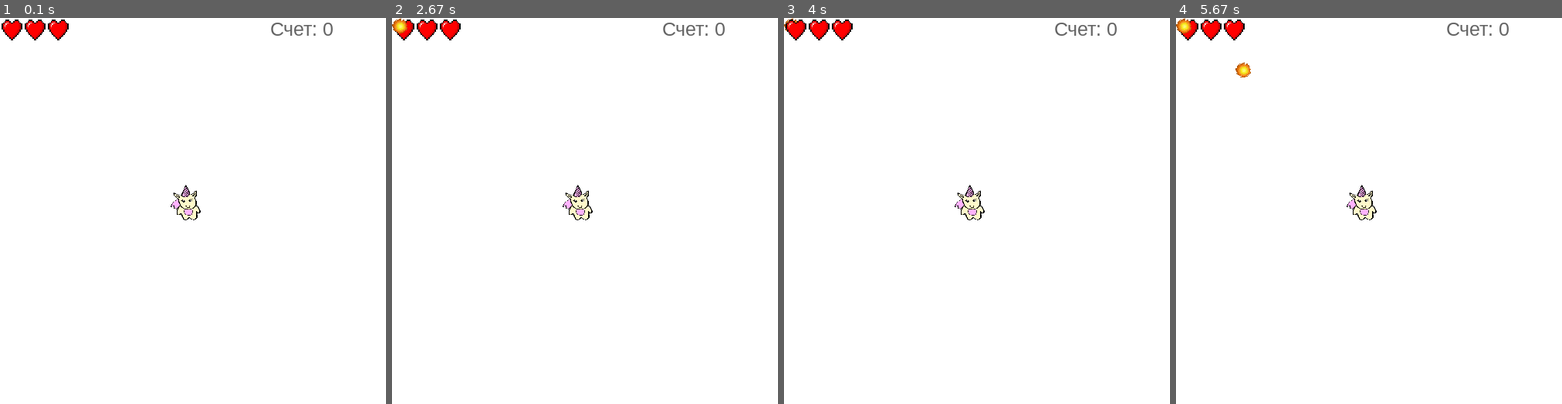
Above: before the commit, frames 1-4 (left to right).
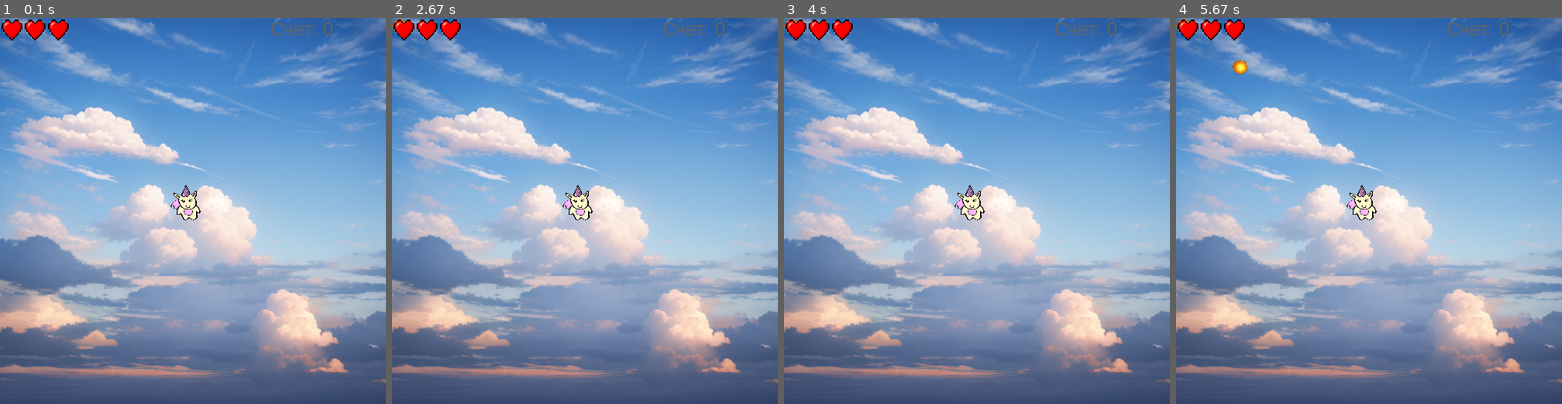
Above: after the commit, the same moments.

Repository: An4nasik/Pygame-project
Game: pygame game, started from main.py
The game is run twice, just before and just after one commit, with the same random seed, the same clock (stepped at 60 frames per second) and the same inputs.
Inputs (mouse positions are in pixels of both pictures, inside the frame that each line leads up to):
- Up to frame 1 (0.1 s): no input
- Up to frame 2 (2.67 s): no input
- Up to frame 3 (4 s): click (1119, 342) at 3.22 s
- Up to frame 4 (5.67 s): click (1338, 187) at 4.12 s; move the mouse to (1423, 261) at 4.97 s; click (1423, 261) at 5.02 s

The runs differ from the first frame. In frame 1, 98% of the frame differs, in the area x 0-100%, y 0-100%; in frame 2, 98%; in frame 3, 98%; in frame 4, 98%.

Commit message:
Add files via upload

Diff:
--- a/main.py
+++ b/main.py
@@ -29,6 +29,15 @@
             image = image.convert_alpha()
         return image
 fps = 60
+backgrounds = [transform.scale(load_image("background.png"), (500, 500)),
+               transform.scale(load_image("second_background.png"), (500, 500)),
+               transform.scale(load_image("background3.webp"), (500, 500)),
+               transform.scale(load_image("background4.webp"), (500, 500)),
+               transform.scale(load_image("background5.webp"), (500, 500)),
+               transform.scale(load_image("background6.webp"), (500, 500))]
+pygame.mixer.music.load("background.mp3")
+pygame.mixer.music.play(-1)
+pygame.mixer.music.set_volume(0.03)
 MYEVENTTYPE = pygame.USEREVENT + 1
 Enemy_generation_event = pygame.USEREVENT + 2
 pygame.time.set_timer(Enemy_generation_event, 2000)
@@ -37,11 +46,14 @@
 all_sprites = pygame.sprite.Group()
 attackers = pygame.sprite.Group()
 hero_group = pygame.sprite.Group()
+baffs = pygame.sprite.Group()
 font.init()
 path = font.match_font("arial")
 Font = font.Font(path, 25)
 GRAVITY = 5
 screen_rect = (0, 0, width, height)
+back = transform.scale(load_image("background.png"), (500, 500))
+
 
 class Particle(pygame.sprite.Sprite):
     # сгенерируем частицы разного размера
@@ -73,21 +85,24 @@
         if not self.rect.colliderect(screen_rect):
             self.kill()
 
+
 class Live(pygame.sprite.Sprite):
     image = transform.scale(load_image("heart.png"), (30, 30))
-
-    def __init__(self, i):
-        super().__init__(all_sprites)
+    i = 0
+
+    def __init__(self):
+        super().__init__(hero_group)
         self.image = Live.image
         self.rect = self.image.get_rect()
-        self.rect.x, self.rect.y = 60 - i * 30, 0
+        self.rect.x, self.rect.y = Live.i * 30, 0
+        Live.i = Live.i + 1
 
 
 class Hero(pygame.sprite.Sprite):
     image = transform.scale(load_image("hero.png"), (50, 50))
 
     def __init__(self):
-        super().__init__(all_sprites)
+        super().__init__(hero_group)
         self.image = Hero.image
         self.rect = self.image.get_rect()
         # вычисляем маску для эффективного сравнения
@@ -101,6 +116,9 @@
     lives = 5
     image = transform.scale(load_image("fireball.png"), (20, 20))
     score = 0
+    ticks = fps - 10
+    back_index = 0
+    reward = 10
 
     def __init__(self):
         super().__init__(attackers)
@@ -108,15 +126,15 @@
         self.mask = pygame.mask.from_surface(self.image)
         self.rect = self.image.get_rect()
         z = True
-        self.lives = 5
-        self.ticks = fps - 10
+        self.lives = Enemy.lives
+        self.ticks = Enemy.ticks
         self.go = False
         i = 0
         if len(attackers) >= 2:
             while z:
                 marks = [True]
-                self.rect.x = random.randrange(width)
-                self.rect.y = random.randrange(height)
+                self.rect.x = random.randrange(width - 30)
+                self.rect.y = random.randrange(height - 30)
                 if self.rect.x in range(sprite.rect.x - 100, sprite.rect.x + 100) and self.rect.y in range(
                         sprite.rect.y - 100, sprite.rect.y + 100):
                     marks.append(False)
@@ -145,14 +163,20 @@
                 self.kill()
                 if len(all_sprites) == 0:
                     pygame.quit()
-                for x in all_sprites:
-                    x.kill()
-                    break
+                all_sprites.sprites()[-1].kill()
+                Live.i = Live.i - 1
 
     def click(self):
         self.lives -= 1
         if self.lives <= 0:
-            Enemy.score = Enemy.score + 10
+            Enemy.score = Enemy.score + Enemy.reward
+            if Enemy.score % 100 == 0 and Enemy.score != 0:
+                global backgrounds, back
+                Enemy.back_index = Enemy.back_index + 1
+                if Enemy.back_index != len(backgrounds) - 1:
+                    back = backgrounds[Enemy.back_index]
+                Enemy.ticks = Enemy.ticks * 0.8
+                Enemy.lives = Enemy.lives + 1
             create_particles((self.rect.x, self.rect.y))
             self.kill()
 
@@ -163,6 +187,7 @@
 
     def hide(self):
         self.image.fill((255, 255, 255))
+
 
 def create_particles(position):
     # количество создаваемых частиц
@@ -172,18 +197,108 @@
     for _ in range(particle_count):
         Particle(position, random.choice(numbers), random.choice(numbers))
 
+
+class attack_baff(pygame.sprite.Sprite):
+    def __init__(self):
+        super().__init__(baffs)
+        image = transform.scale(load_image("attack_baff.png"), (30, 30))
+        self.image = image
+        self.mask = pygame.mask.from_surface(self.image)
+        self.rect = self.image.get_rect()
+        self.rect.x = random.randrange(100, width - 30)
+        self.rect.y = 0
+
+    def update(self, *args, **kwargs):
+        self.rect.y = self.rect.y + 10
+        if self.rect.y > 500:
+            self.kill()
+
+    def click(self):
+        Enemy.lives = Enemy.lives - 1
+        self.kill()
+
+
+class health_up(pygame.sprite.Sprite):
+    def __init__(self):
+        super().__init__(baffs)
+        image = transform.scale(load_image("health_up.png"), (40, 30))
+        self.image = image
+        self.mask = pygame.mask.from_surface(self.image)
+        self.rect = self.image.get_rect()
+        self.rect.x = random.randrange(100, width - 30)
+        self.rect.y = 0
+
+    def update(self, *args, **kwargs):
+        self.rect.y = self.rect.y + 10
+        if self.rect.y > 500:
+            self.kill()
+
+    def click(self):
+        all_sprites.add(Live())
+        self.kill()
+
+
+class slow_baff(pygame.sprite.Sprite):
+    def __init__(self):
+        super().__init__(baffs)
+        image = transform.scale(load_image("slow.png"), (40, 30))
+        self.image = image
+        self.mask = pygame.mask.from_surface(self.image)
+        self.rect = self.image.get_rect()
+        self.rect.x = random.randrange(100, width - 30)
+        self.rect.y = 0
+
+    def update(self, *args, **kwargs):
+        self.rect.y = self.rect.y + 10
+        if self.rect.y > 500:
+            self.kill()
+
+    def click(self):
+        Enemy.ticks = Enemy.ticks * 1.2
+        self.kill()
+
+class multiplicator(pygame.sprite.Sprite):
+    def __init__(self):
+        super().__init__(baffs)
+        image = transform.scale(load_image("multi.png"), (30, 30))
+        self.image = image
+        self.mask = pygame.mask.from_surface(self.image)
+        self.rect = self.image.get_rect()
+        self.rect.x = random.randrange(100, width - 30)
+        self.rect.y = 0
+
+    def update(self, *args, **kwargs):
+        self.rect.y = self.rect.y + 10
+        if self.rect.y > 500:
+            self.kill()
+
+    def click(self):
+        Enemy.reward = Enemy.reward * 2
+        self.kill()
+        global lst_of_baffs
+        lst_of_baffs.pop(lst_of_baffs.index(multiplicator))
+
 for i in range(3):
-    all_sprites.add(Live(i))
+    all_sprites.add(Live())
+
+lst_of_baffs = [attack_baff, health_up, slow_baff, multiplicator]
 sprite = Hero()
 hero_group.add(sprite)
 all_sprites.draw(screen)
 pygame.display.flip()
+last_score = 0
 while running:
     for event in pygame.event.get():
         if event.type == pygame.QUIT:
             running = False
         if event.type == MYEVENTTYPE:
             screen.fill((255, 255, 255))
+            screen.blit(back, (0, 0))
+            if Enemy.score % 100 == 0 and Enemy.score != last_score:
+                baffs.add(random.choice(lst_of_baffs)())
+                last_score = Enemy.score
+            baffs.draw(screen)
+            baffs.update()
             all_sprites.draw(screen)
             all_sprites.update()
             attackers.draw(screen)
@@ -205,6 +320,11 @@
                 cor_y = event.pos[1]
                 if cor_x in range(x.rect.x, x.rect.x + 20) and cor_y in range(x.rect.y, x.rect.y + 20):
                     x.click()
+            for x in baffs:
+                cor_x = event.pos[0]
+                cor_y = event.pos[1]
+                if cor_x in range(x.rect.x, x.rect.x + 30) and cor_y in range(x.rect.y, x.rect.y + 30):
+                    x.click()
         if event.type == Enemy_generation_event:
             attackers.add(Enemy())
         all_sprites.draw(screen)
